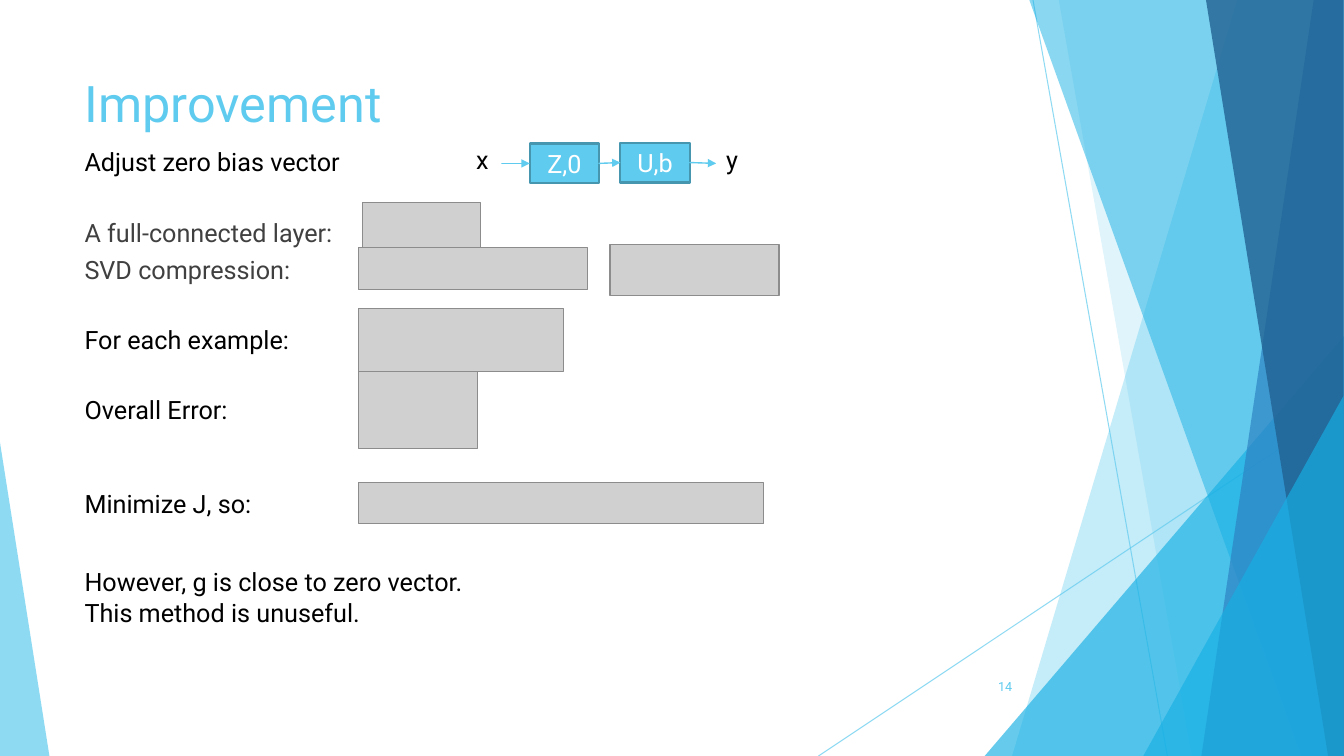
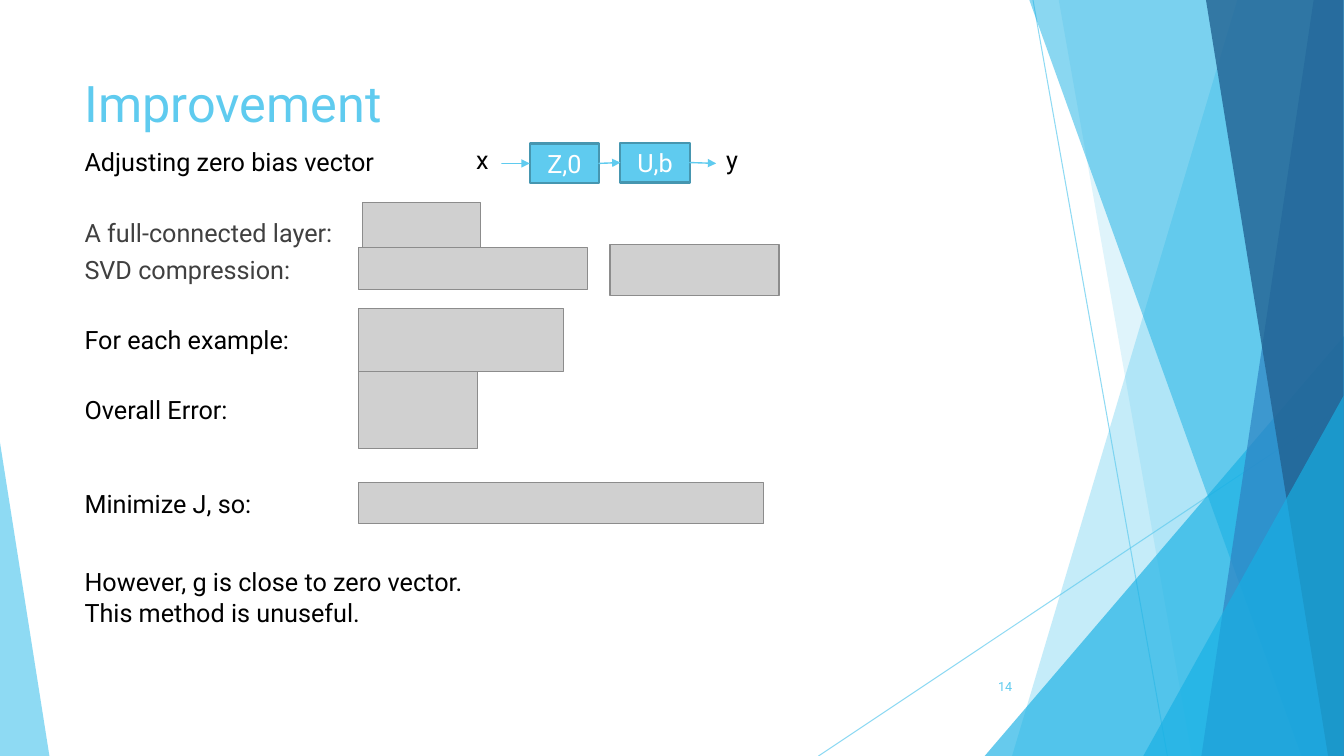
Before and after one commit to wkcn/CaffeSVD, a slide deck: slide 14 of slide.pptx. Drawn at 1344x756 pixels with LibreOffice and Linux fonts; fonts in the diff are those of the drawing; grey boxes stand for pictures. Boxes give left, top, right and bottom in pixels: in the first picture for what was removed or moved away, otherwise in the second. Text is boxed around its words. In the diff, an @@ line names an element or a change of style, - is before the commit and + after.

```diff
--- a/slide.pptx
+++ b/slide.pptx
@@ text at box(85, 152, 373, 177): text changed @@
-Adjust zero bias vector
+Adjusting zero bias vector
```
Also in this commit, not shown: 11 other slides changed, 17 other files.
